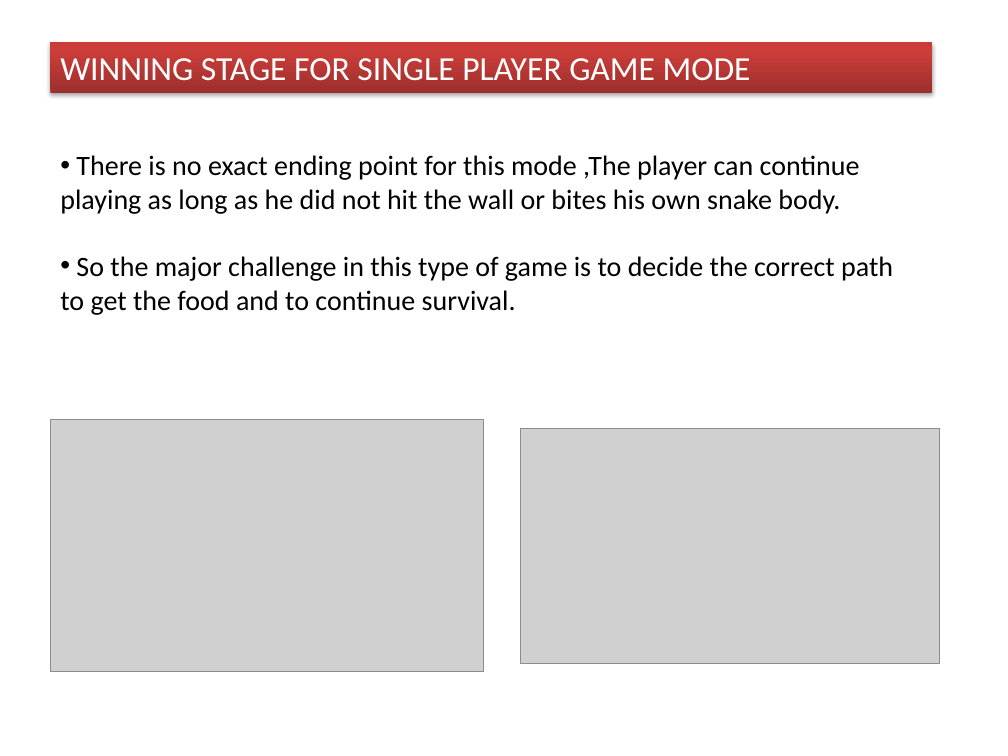
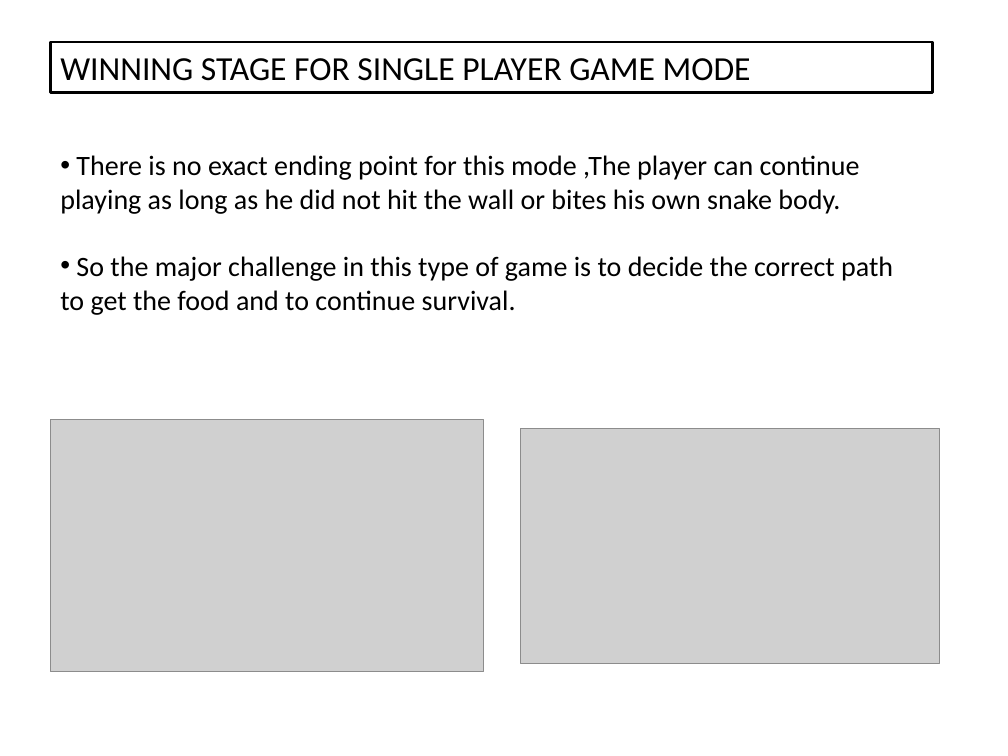
Before and after one commit to Greeny6092/Mini-Project-sem7-, a slide deck: slide 4 of presentation/AI BASED MULTIPLAYER SNAKE GAME(mini project).pptx (slide 3 before the commit). Drawn at 1008x756 pixels with LibreOffice and Linux fonts; fonts in the diff are those of the drawing; grey boxes stand for pictures. Boxes give left, top, right and bottom in pixels: in the first picture for what was removed or moved away, otherwise in the second. Text is boxed around its words. In the diff, an @@ line names an element or a change of style, - is before the commit and + after.

```diff
--- a/presentation/AI BASED MULTIPLAYER SNAKE GAME(mini project).pptx
+++ b/presentation/AI BASED MULTIPLAYER SNAKE GAME(mini project).pptx
@@ rectangle "WINNING STAGE FOR SINGLE PLAYER ..." at (50,42,932,93): text colour #FFFFFF to #000000; fill gradient #9C2F2D to #CB3E3A to #CE3B37 to #FFFFFF; outline none to #000000 2 pt; shadow off @@
```
Also in this commit, not shown: 2 other slides changed, 1 slide added.
